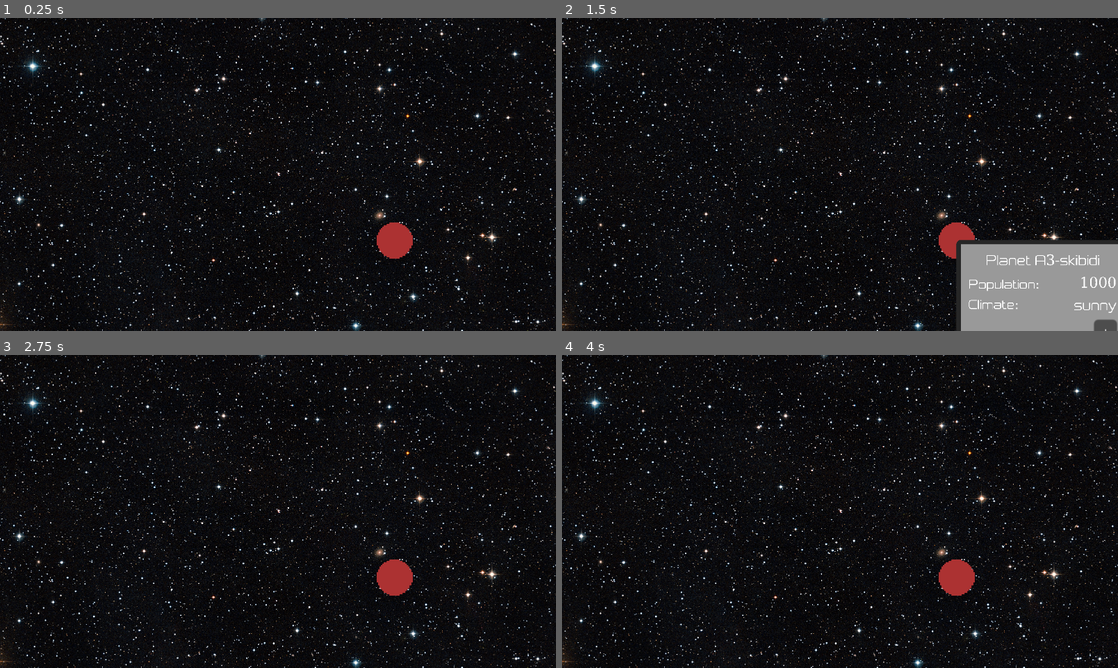
Above: before the commit, frames 1-4 (two rows, left to right).
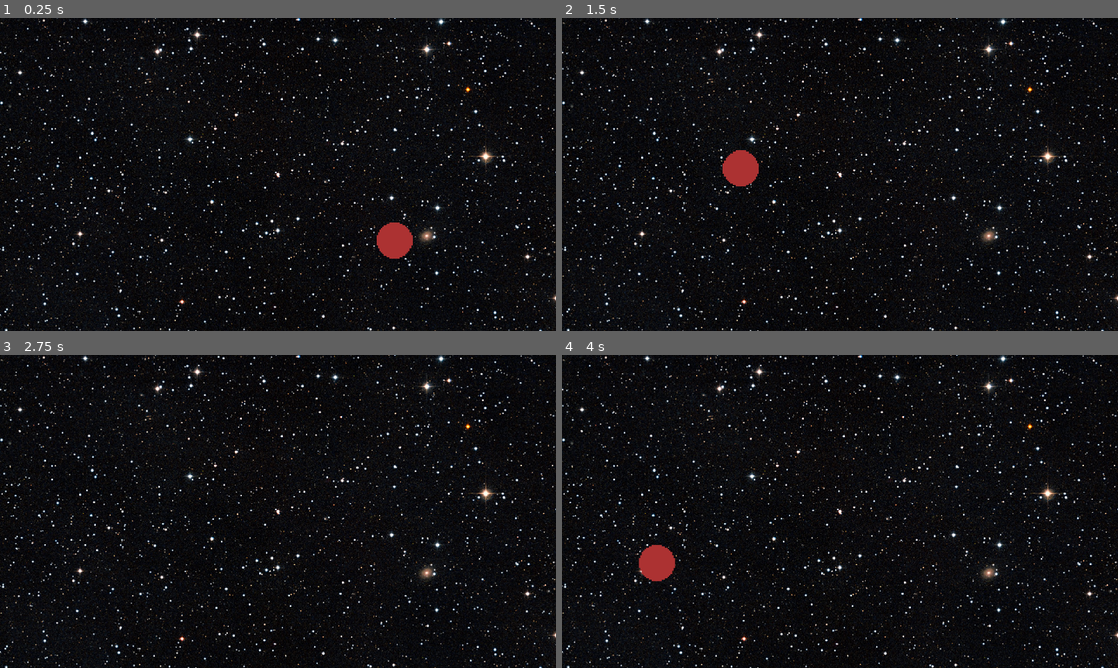
Above: after the commit, the same moments.

Repository: bcherek/mcm-final-repo
Game: Godot game, scene res://scenes/main.tscn
Same seed, same stepped clock (60 frames per second), same inputs: the game is played once before the commit and once after it.
Inputs (mouse positions are in pixels of both pictures, inside the frame that each line leads up to):
- Up to frame 1 (0.25 s): no input
- Up to frame 2 (1.5 s): tap Enter at 0.5 s; move the mouse to (956, 240) at 0.52 s; hold D (right, bound only after the commit) 0.53-1.28 s; click (956, 240) at 0.67 s; move the mouse to (1040, 324) at 1.27 s; hold S (down, bound only after the commit) from 1.28 s (still down); click (1040, 324) at 1.42 s
- Up to frame 3 (2.75 s): move the mouse to (333, 442) at 2.02 s; release S (down, bound only after the commit) at 2.03 s; hold D (right, bound only after the commit) from 2.03 s (still down)
- Up to frame 4 (4 s): move the mouse to (812, 574) at 2.77 s; release D (right, bound only after the commit) at 2.78 s; hold Up (up, bound only after the commit) 2.78-3.53 s; click (812, 574) at 2.92 s; tap Space at 3.5 s; move the mouse to (1006, 558) at 3.52 s; hold Left (left) from 3.53 s (still down)

The runs differ from the first frame. In frame 1, 11% of the frame differs, in the area x 0-100%, y 0-100%; in frame 2, 19%; in frame 3, 12%; in frame 4, 12%.
Error before the commit: Parse Error: Expected indented block after "if" block. (res://scripts/camera_2d.gd:39)

Commit message:
moving with arrow keys

Diff:
--- a/project.godot
+++ b/project.godot
@@ -29,6 +29,24 @@
 , Object(InputEventKey,"resource_local_to_scene":false,"resource_name":"","device":-1,"window_id":0,"alt_pressed":false …(182 unchanged characters)…
 ]
 }
+right={
+"deadzone": 0.2,
+"events": [Object(InputEventKey,"resource_local_to_scene":false,"resource_name":"","device":-1,"window_id":0,"alt_pressed":false,"shift_pressed":false,"ctrl_pressed":false,"meta_pressed":false,"pressed":false,"keycode":0,"physical_keycode":68,"key_label":0,"unicode":100,"location":0,"echo":false,"script":null)
+, Object(InputEventKey,"resource_local_to_scene":false,"resource_name":"","device":-1,"window_id":0,"alt_pressed":false,"shift_pressed":false,"ctrl_pressed":false,"meta_pressed":false,"pressed":false,"keycode":0,"physical_keycode":4194321,"key_label":0,"unicode":0,"location":0,"echo":false,"script":null)
+]
+}
+up={
+"deadzone": 0.2,
+"events": [Object(InputEventKey,"resource_local_to_scene":false,"resource_name":"","device":-1,"window_id":0,"alt_pressed":false,"shift_pressed":false,"ctrl_pressed":false,"meta_pressed":false,"pressed":false,"keycode":0,"physical_keycode":4194320,"key_label":0,"unicode":0,"location":0,"echo":false,"script":null)
+, Object(InputEventKey,"resource_local_to_scene":false,"resource_name":"","device":-1,"window_id":0,"alt_pressed":false,"shift_pressed":false,"ctrl_pressed":false,"meta_pressed":false,"pressed":false,"keycode":0,"physical_keycode":87,"key_label":0,"unicode":119,"location":0,"echo":false,"script":null)
+]
+}
+down={
+"deadzone": 0.2,
+"events": [Object(InputEventKey,"resource_local_to_scene":false,"resource_name":"","device":-1,"window_id":0,"alt_pressed":false,"shift_pressed":false,"ctrl_pressed":false,"meta_pressed":false,"pressed":false,"keycode":0,"physical_keycode":83,"key_label":0,"unicode":115,"location":0,"echo":false,"script":null)
+, Object(InputEventKey,"resource_local_to_scene":false,"resource_name":"","device":-1,"window_id":0,"alt_pressed":false,"shift_pressed":false,"ctrl_pressed":false,"meta_pressed":false,"pressed":false,"keycode":0,"physical_keycode":4194322,"key_label":0,"unicode":0,"location":0,"echo":false,"script":null)
+]
+}
 
 [rendering]
 
--- a/scenes/main.tscn
+++ b/scenes/main.tscn
@@ -11,6 +11,5 @@
 script = ExtResource("2_tbgi4")
 
 [node name="background" type="Sprite2D" parent="Camera2D"]
-scale = Vector2(1.35868, 1.35868)
+scale = Vector2(2, 2)
 texture = ExtResource("3_tefeu")
-offset = Vector2(1.44043, -1.92058)
--- a/scripts/camera_2d.gd
+++ b/scripts/camera_2d.gd
@@ -2,6 +2,16 @@
 
 
 const DEAD_ZONE: float = 0.6
+
+
+var zoom_min = Vector2(.5,.5)
+var zoom_max = Vector2(2,2)
+var zoom_speed = Vector2(.2,.2)
+var des_zoom = zoom
+
+var arrow_speed = 1000
+
+@onready var background: Sprite2D = $background
 
 func _process(delta: float) -> void:
 	#This variable stores the mouse position centered on (0,0). There are negative #'s
@@ -18,11 +28,14 @@
 	zoom = lerp(zoom, des_zoom, 0.2)
 	#$background.scale = Vector2(2,2) - zoom
 
-
-var zoom_min = Vector2(.5,.5)
-var zoom_max = Vector2(2,2)
-var zoom_speed = Vector2(.2,.2)
-var des_zoom = zoom
+	if Input.is_action_pressed("up"):
+		position.y -= arrow_speed * delta
+	if Input.is_action_pressed("down"):
+		position.y += arrow_speed * delta
+	if Input.is_action_pressed("right"):
+		position.x += arrow_speed * delta
+	if Input.is_action_pressed("left"):
+		position.x -= arrow_speed * delta
 
 
 func _input(event: InputEvent) -> void:
@@ -36,4 +49,3 @@
 				if zoom < zoom_max:
 					des_zoom += zoom_speed
 		des_zoom = des_zoom.clamp(zoom_min,zoom_max)
-	if event is InputEventKey:
